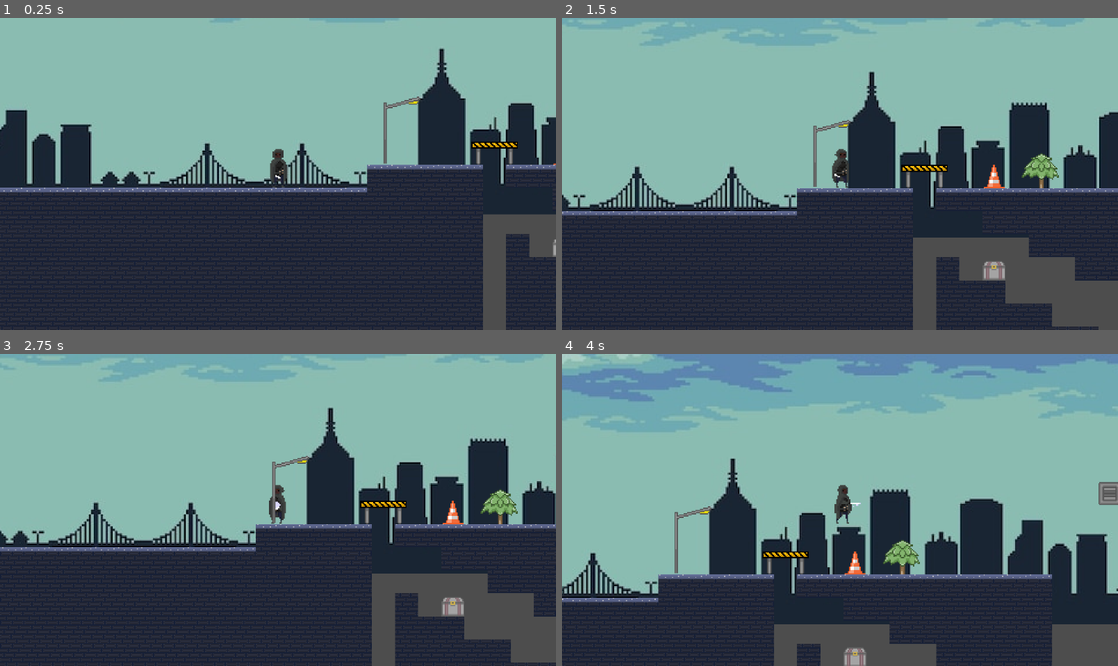
Above: before the commit, frames 1-4 (two rows, left to right).
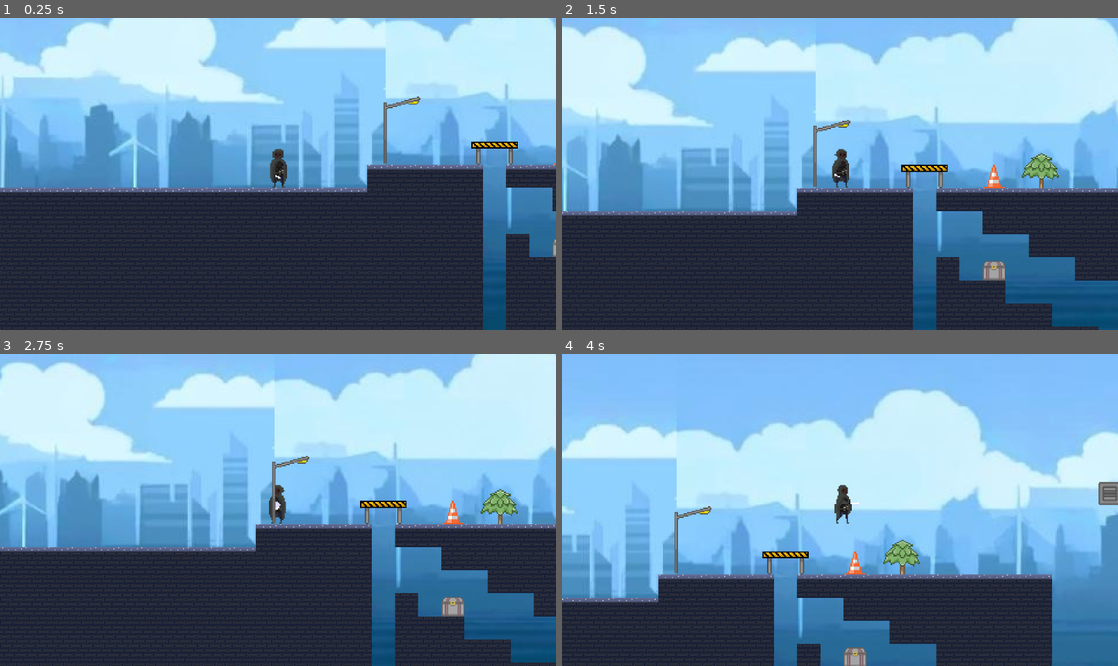
Above: after the commit, the same moments.

Repository: JuMad-SE/UNALVentura
Game: Godot game, scene res://Scenes/level_1.tscn
Two runs of this game, one before a commit and one after it. Both use one fixed random seed, a clock stepped at 60 frames per second and the inputs below.
Inputs:
- Up to frame 1 (0.25 s): no input
- Up to frame 2 (1.5 s): tap Enter at 0.5 s; hold Right (move_right) from 0.53 s (still down); tap Z (attack) at 0.6, 1.35 s; tap Space (jump) at 0.77 s
- Up to frame 3 (2.75 s): tap Space (jump) at 1.52 s; release Right (move_right) at 2.03 s; hold Left (move_left) from 2.03 s (still down); tap Z (attack) at 2.1 s
- Up to frame 4 (4 s): release Left (move_left) at 2.78 s; hold Right (move_right) from 2.78 s (still down); tap Z (attack) at 2.85, 3.6 s; tap Space (jump) at 3.02, 3.77 s

The runs differ from the first frame. In frame 1, 55% of the frame differs, in the area x 0-100%, y 0-100%; in frame 2, 64%; in frame 3, 64%; in frame 4, 78%.

Commit message:
Añade fondo

Diff:
--- a/Scenes/level_1.tscn
+++ b/Scenes/level_1.tscn
@@ -13,7 +13,7 @@
 [ext_resource type="PackedScene" uid="uid://poqegt6tvdlb" path="res://Scenes/deathUI.tscn" id="10_af3po"]
 [ext_resource type="PackedScene" uid="uid://ds8e5cgijvpir" path="res://Scenes/victoryUI.tscn" id="11_uy8f0"]
 [ext_resource type="PackedScene" uid="uid://byun8pgsil6h2" path="res://Scenes/level_end.tscn" id="12_uy8f0"]
-[ext_resource type="Texture2D" uid="uid://chq7dh0yf8l5p" path="res://sprites/background/ciudad.jpg" id="14_6ioyp"]
+[ext_resource type="Texture2D" uid="uid://drujo71y0w0s0" path="res://sprites/background/fondo2.jpeg" id="14_6ioyp"]
 
 [sub_resource type="TileSetAtlasSource" id="TileSetAtlasSource_6ioyp"]
 texture = ExtResource("3_xrdnt")
@@ -135,6 +135,6 @@
 motion_mirroring = Vector2(626, 0)
 
 [node name="Sprite2D" type="Sprite2D" parent="ParallaxBackground/ParallaxLayer"]
-position = Vector2(-45, 107)
+position = Vector2(-253, -25)
 texture = ExtResource("14_6ioyp")
 centered = false
Binary file removed: sprites/background/ciudad.jpg
Binary file added: sprites/background/fondo2.jpeg
Not shown, changed: sprites/background/fondo2.jpeg.import
